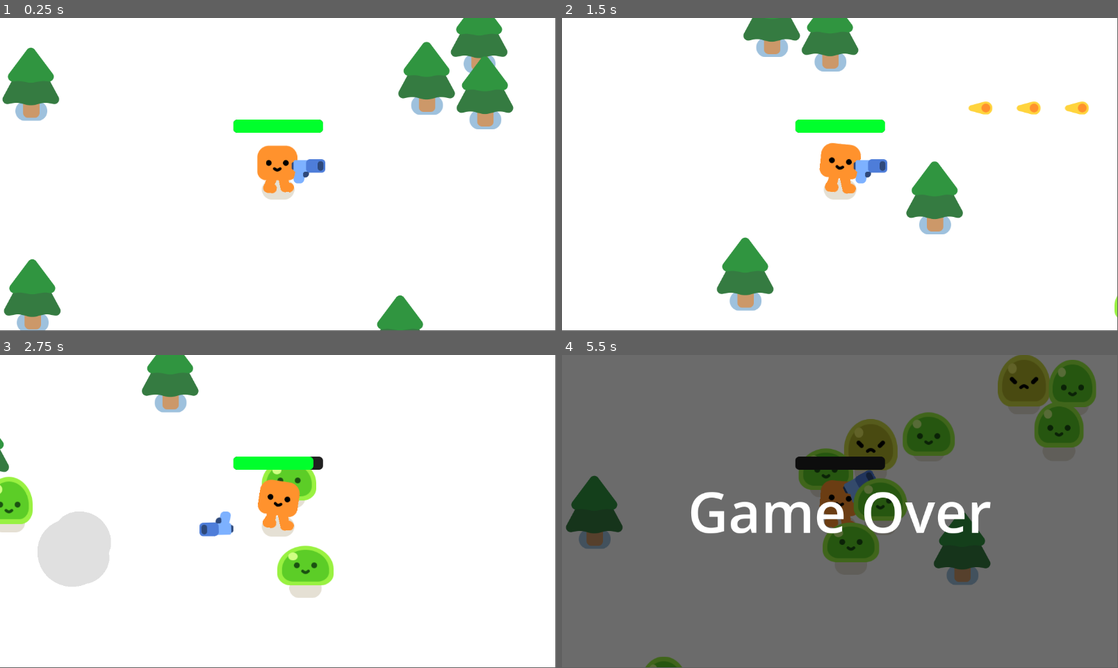
Above: before the commit, frames 1-4 (two rows, left to right).
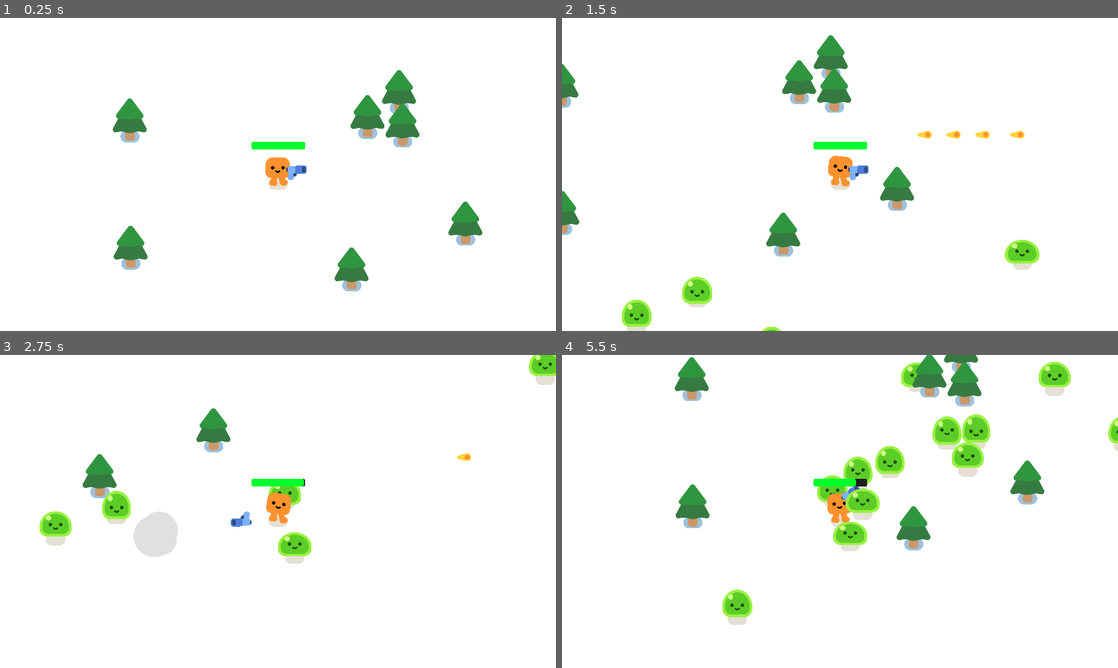
Above: after the commit, the same moments.

Repository: KentV12/2d-project-start
Game: Godot game, scene res://survivors_game.tscn
Two runs of this game, one before a commit and one after it. Both use one fixed random seed, a clock stepped at 60 frames per second and the inputs below.
Inputs:
- Up to frame 1 (0.25 s): no input
- Up to frame 2 (1.5 s): hold D (move_right) 0.53-1.28 s; hold S (move_down) from 1.28 s (still down)
- Up to frame 3 (2.75 s): release S (move_down) at 2.03 s; hold D (move_right) from 2.03 s (still down)
- Up to frame 4 (5.5 s): release D (move_right) at 2.78 s; hold W (move_up) 2.78-3.53 s; hold A (move_left) 3.53-5.03 s; hold S (move_down) from 5.03 s (still down)
In our replay, the window is 799x449 before the commit and 800x450 after it. These sizes can differ from the game's own. Grey fills any space a smaller window leaves; there, only what the larger window draws over its background counts as a difference.

The runs differ from the first frame. In frame 1, 13% of the frame differs, in the area x 0-93%, y 0-100%; in frame 2, 12%; in frame 3, 12%; in frame 4, 98%, in the area x 0-100%, y 0-100%.

Commit message:
fixed camera

Diff:
--- a/player.gd
+++ b/player.gd
@@ -15,7 +15,7 @@
 	else:
 		$HappyBoo.play_idle_animation()
 
-	const DAMAGE_RATE = 50.0
+	const DAMAGE_RATE = 10
 	var overlapping_mobs = %HurtBox.get_overlapping_bodies()
 	if overlapping_mobs.size() > 0:
 		health -= DAMAGE_RATE * overlapping_mobs.size() * delta
--- a/project.godot
+++ b/project.godot
@@ -79,6 +79,14 @@
 config/features=PackedStringArray("4.2", "Forward Plus")
 config/icon="res://icon.png"
 
+[display]
+
+window/size/viewport_width=1920
+window/size/viewport_height=1080
+window/size/window_width_override=1280
+window/size/window_height_override=720
+window/stretch/mode="canvas_items"
+
 [dotnet]
 
 project/assembly_name="Getting started with Godot 4"
Not shown, added: .gitignore
